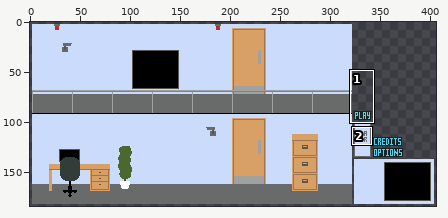
Two states of a sprite sheet, assets/graphics/sprites.png. The first picture is a wide view before the edit; the outline marks the close-up.
Close-up. Before the edit:
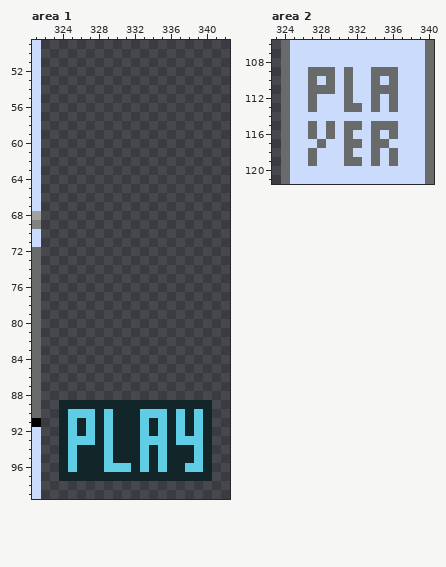
The file is 406x184 pixels. Shown: area 1: x 321..342, y 49..99; area 2: x 323..340, y 106..121.
After the commit:
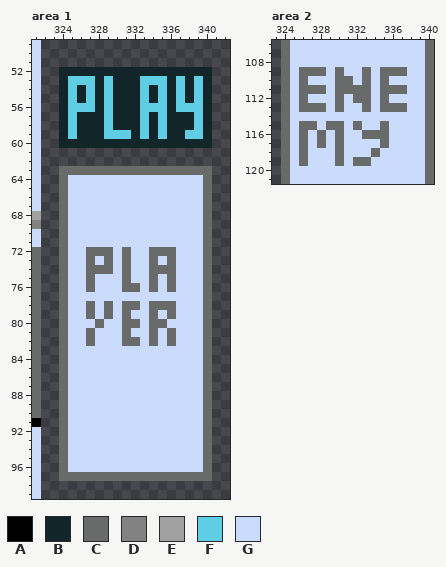
Palette (. is transparent): A #000000  B #122529  C #696a6a  D #828282  E #a1a1a1  F #5fcde4  G #cbdbfc
The edit:
--- area 1
@@ x 321..342 @@
  51 G.....................
- 52 G.....................
- 53 G.....................
- 54 G.....................
- 55 G.....................
- 56 G.....................
- 57 G.....................
- 58 G.....................
- 59 G.....................
- 60 G.....................
+ 52 G..BBBBBBBBBBBBBBBBB..
+ 53 G..BFFFBFBBBFFFBFBFB..
+ 54 G..BFBFBFBBBFBFBFBFB..
+ 55 G..BFBFBFBBBFBFBFBFB..
+ 56 G..BFFFBFBBBFFFBFFFB..
+ 57 G..BFBBBFBBBFBFBBBFB..
+ 58 G..BFBBBFBBBFBFBBBFB..
+ 59 G..BFBBBFFFBFBFBBFFB..
+ 60 G..BBBBBBBBBBBBBBBBB..
  61 G.....................
  62 G.....................
- 63 G.....................
- 64 G.....................
- 65 G.....................
- 66 G.....................
- 67 G.....................
- 68 E.....................
- 69 D.....................
- 70 G.....................
- 71 G.....................
- 72 C.....................
- 73 C.....................
- 74 C.....................
- 75 C.....................
- 76 C.....................
- 77 C.....................
- 78 C.....................
- 79 C.....................
- 80 C.....................
- 81 C.....................
- 82 C.....................
- 83 C.....................
- 84 C.....................
- 85 C.....................
- 86 C.....................
- 87 C.....................
- 88 C.....................
- 89 C..BBBBBBBBBBBBBBBBB..
- 90 C..BFFFBFBBBFFFBFBFB..
- 91 A..BFBFBFBBBFBFBFBFB..
- 92 G..BFBFBFBBBFBFBFBFB..
- 93 G..BFFFBFBBBFFFBFFFB..
- 94 G..BFBBBFBBBFBFBBBFB..
- 95 G..BFBBBFBBBFBFBBBFB..
- 96 G..BFBBBFFFBFBFBBFFB..
- 97 G..BBBBBBBBBBBBBBBBB..
+ 63 G..CCCCCCCCCCCCCCCCC..
+ 64 G..CGGGGGGGGGGGGGGGC..
+ 65 G..CGGGGGGGGGGGGGGGC..
+ 66 G..CGGGGGGGGGGGGGGGC..
+ 67 G..CGGGGGGGGGGGGGGGC..
+ 68 E..CGGGGGGGGGGGGGGGC..
+ 69 D..CGGGGGGGGGGGGGGGC..
+ 70 G..CGGGGGGGGGGGGGGGC..
+ 71 G..CGGGGGGGGGGGGGGGC..
+ 72 C..CGGCCCGCGGCCCGGGC..
+ 73 C..CGGCGCGCGGCGCGGGC..
+ 74 C..CGGCCCGCGGCCCGGGC..
+ 75 C..CGGCGGGCGGCGCGGGC..
+ 76 C..CGGCGGGCCGCGCGGGC..
+ 77 C..CGGGGGGGGGGGGGGGC..
+ 78 C..CGGCGCGCCGCCCGGGC..
+ 79 C..CGGCGCGCGGCGCGGGC..
+ 80 C..CGGGCGGCCGCCGGGGC..
+ 81 C..CGGCGGGCGGCGCGGGC..
+ 82 C..CGGCGGGCCGCGCGGGC..
+ 83 C..CGGGGGGGGGGGGGGGC..
+ 84 C..CGGGGGGGGGGGGGGGC..
+ 85 C..CGGGGGGGGGGGGGGGC..
+ 86 C..CGGGGGGGGGGGGGGGC..
+ 87 C..CGGGGGGGGGGGGGGGC..
+ 88 C..CGGGGGGGGGGGGGGGC..
+ 89 C..CGGGGGGGGGGGGGGGC..
+ 90 C..CGGGGGGGGGGGGGGGC..
+ 91 A..CGGGGGGGGGGGGGGGC..
+ 92 G..CGGGGGGGGGGGGGGGC..
+ 93 G..CGGGGGGGGGGGGGGGC..
+ 94 G..CGGGGGGGGGGGGGGGC..
+ 95 G..CGGGGGGGGGGGGGGGC..
+ 96 G..CGGGGGGGGGGGGGGGC..
+ 97 G..CCCCCCCCCCCCCCCCC..
  98 G.....................
--- area 2
@@ x 323..340 @@
 108 .CGGGGGGGGGGGGGGGC
-109 .CGGCCCGCGGCCCGGGC
-110 .CGGCGCGCGGCGCGGGC
-111 .CGGCCCGCGGCCCGGGC
-112 .CGGCGGGCGGCGCGGGC
-113 .CGGCGGGCCGCGCGGGC
+109 .CGCCCGCGGCGCCCGGC
+110 .CGCGGGCCGCGCGGGGC
+111 .CGCCCGCCCCGCCCGGC
+112 .CGCGGGCGCCGCGGGGC
+113 .CGCCCGCGGCGCCCGGC
 114 .CGGGGGGGGGGGGGGGC
-115 .CGGCGCGCCGCCCGGGC
-116 .CGGCGCGCGGCGCGGGC
-117 .CGGGCGGCCGCCGGGGC
-118 .CGGCGGGCGGCGCGGGC
-119 .CGGCGGGCCGCGCGGGC
+115 .CGCCGCCGCGGCGGGGC
+116 .CGCGCGCGGCCCGGGGC
+117 .CGCGCGCGGGGCGGGGC
+118 .CGCGGGCGGGCGGGGGC
+119 .CGCGGGCGCCGGGGGGC
 120 .CGGGGGGGGGGGGGGGC
